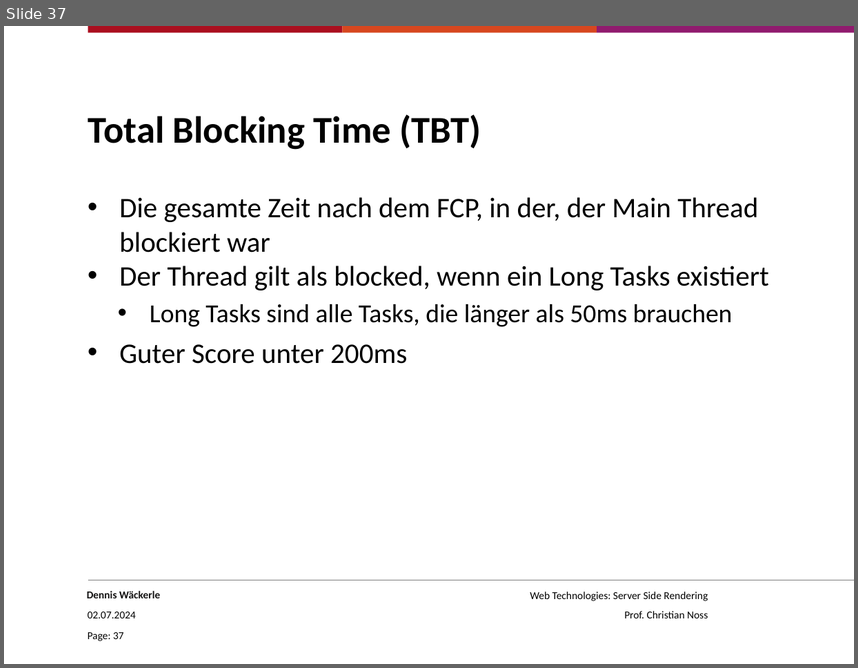
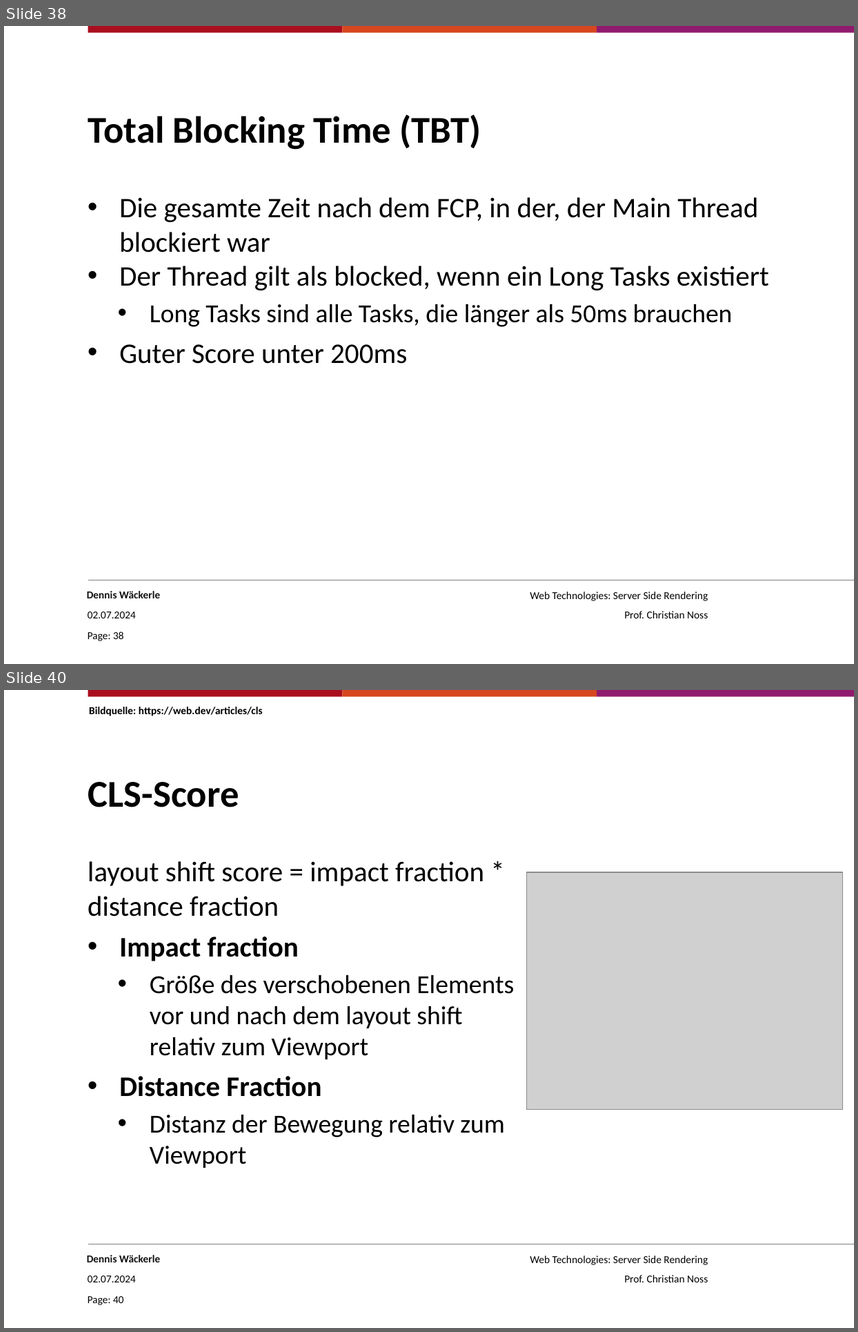
Before and after one commit to OliverWich/web-tech-ssr, a slide deck: ssr_presentation.pptx. Shown one above the other, each under a label of ours: slide 37 before the commit, slides 38 and 40 after it; the slides between them are not shown. The pictures are 858x668 and 858x1332 pixels, drawn with LibreOffice and Linux fonts; fonts in the diff are those of the drawing; grey boxes stand for pictures; background and template pictures are left out. Boxes give left, top, right and bottom in pixels: in the first picture for what was removed or moved away, otherwise in the second. Text is boxed around its words. In the diff, an @@ line names an element or a change of style, - is before the commit and + after.

```diff
--- a/ssr_presentation.pptx
+++ b/ssr_presentation.pptx
@@ slide 40 added at box(4, 690, 854, 1328), background #FFFFFF; not listed: 8 template elements that a slide beside it also shows @@
@@ text added at box(89, 707, 263, 716), 9 pt, text #000000, bold @@
+Bildquelle: https://web.dev/articles/cls
@@ title added at box(88, 782, 239, 807), 32 pt, text #000000, bold @@
+CLS-Score
@@ text added at box(87, 861, 514, 1167), 22 pt, text #000000 @@
+layout shift score = impact fraction * distance fraction
+  • Impact fraction
+    • Größe des verschobenen Elements vor und nach dem layout shift relativ zum Viewport
+  • Distance Fraction
+    • Distanz der Bewegung relativ zum Viewport
@@ picture added at box(527, 872, 843, 1109) @@
@@ what was slide 37 is now slide 38 @@
@@ page number at box(87, 631, 124, 641): text changed @@
-Page: 37
+Page: 38
```
Also in this commit, not shown: 3 slides changed, 1 other slide added, 2 other files.
